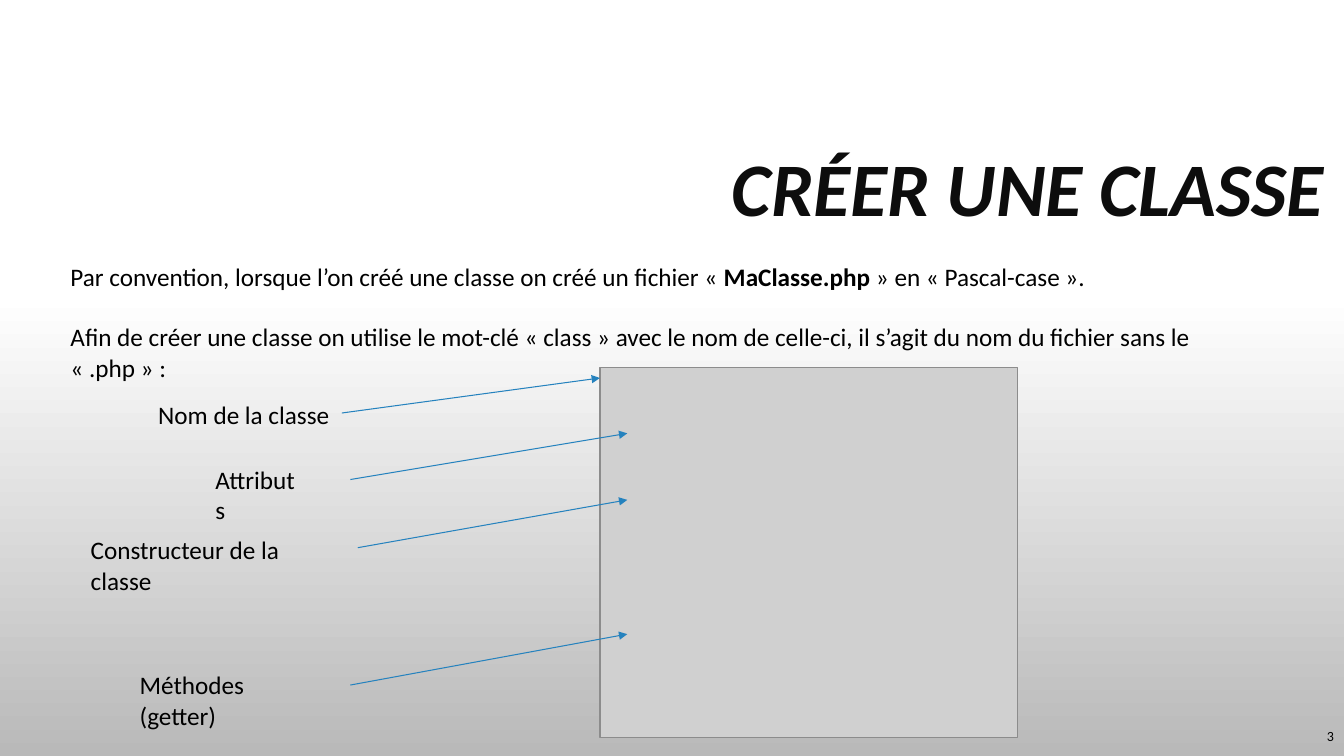
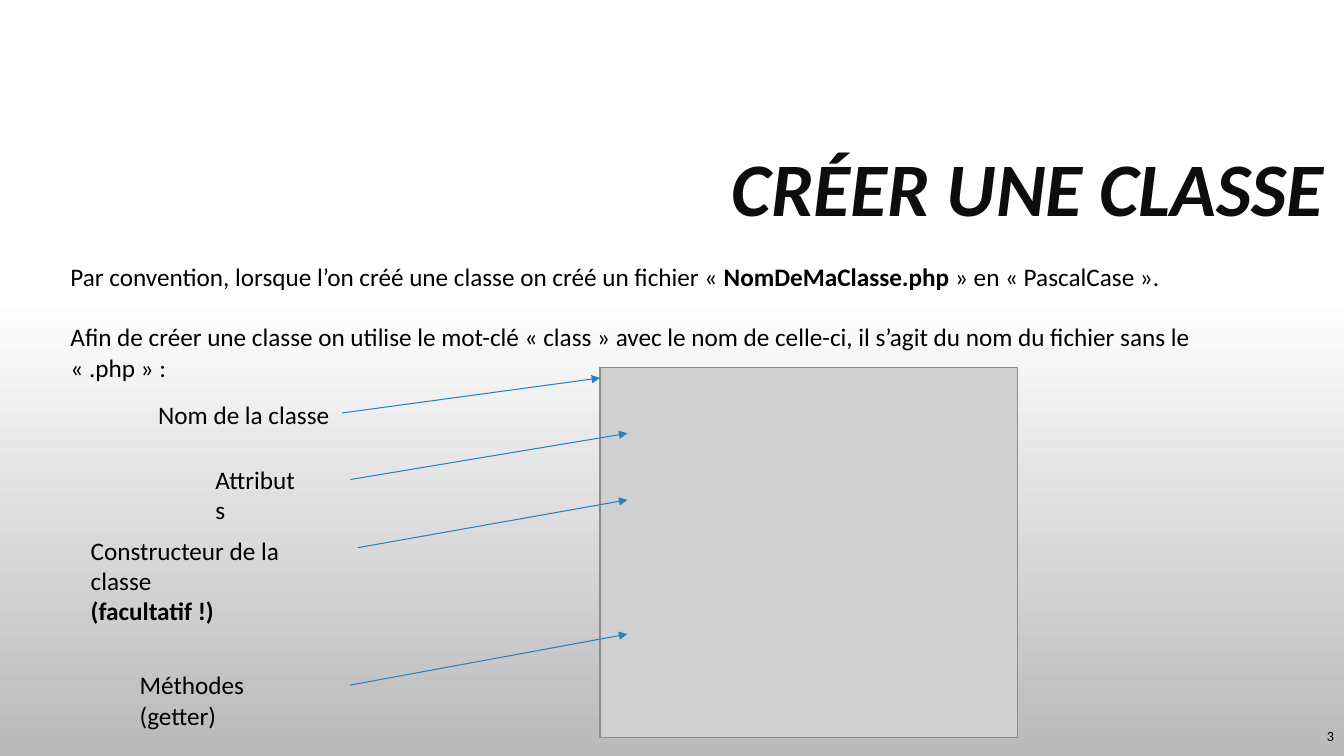
Before and after one commit to TyTy-cf/cours, a slide deck: slide 3 of PHP/Object/PHP-DO.pptx. Drawn at 1344x756 pixels with LibreOffice and Linux fonts; fonts in the diff are those of the drawing; grey boxes stand for pictures; background and template pictures are left out. Boxes give left, top, right and bottom in pixels: in the first picture for what was removed or moved away, otherwise in the second. Text is boxed around its words. In the diff, an @@ line names an element or a change of style, - is before the commit and + after.

```diff
--- a/PHP/Object/PHP-DO.pptx
+++ b/PHP/Object/PHP-DO.pptx
@@ text at (70, 268, 1135, 290): text changed @@
-Par convention, lorsque l’on créé une classe on créé un fichier « MaClasse.php » en « Pascal-case ».
+Par convention, lorsque l’on créé une classe on créé un fichier « NomDeMaClasse.php » en « PascalCase ».
@@ text at (91, 542, 279, 624): text changed @@
-Constructeur de la classe
+Constructeur de la classe
+(facultatif !)
```
Also in this commit, not shown: 5 slides added, 1 slide removed, 1 other file.
